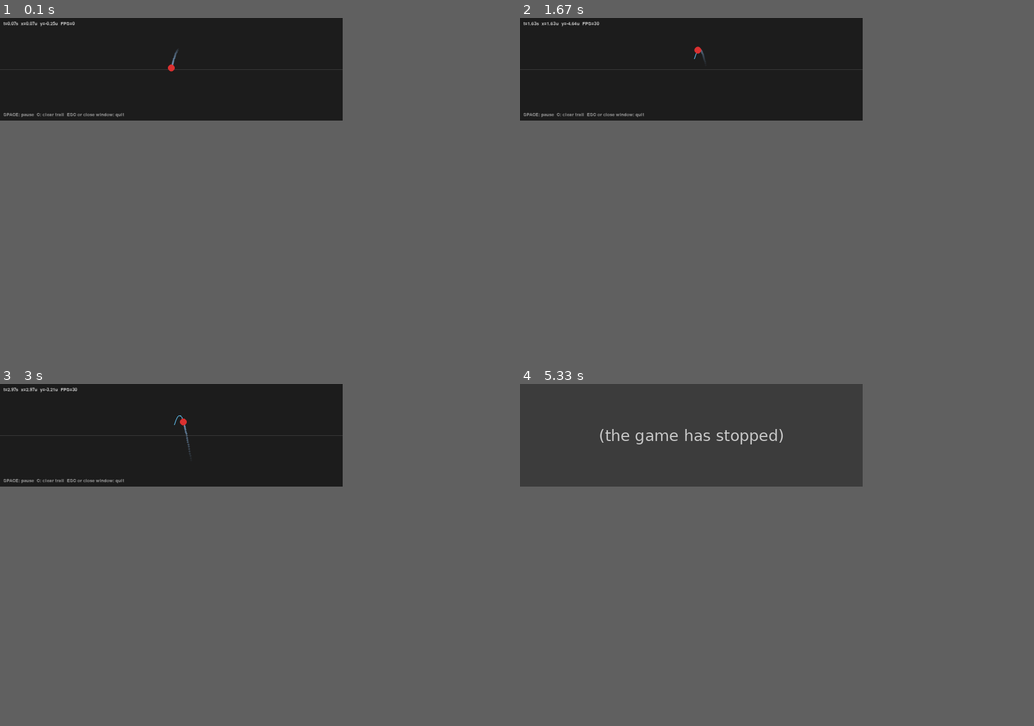
Above: before the commit, frames 1-4 (two rows, left to right).
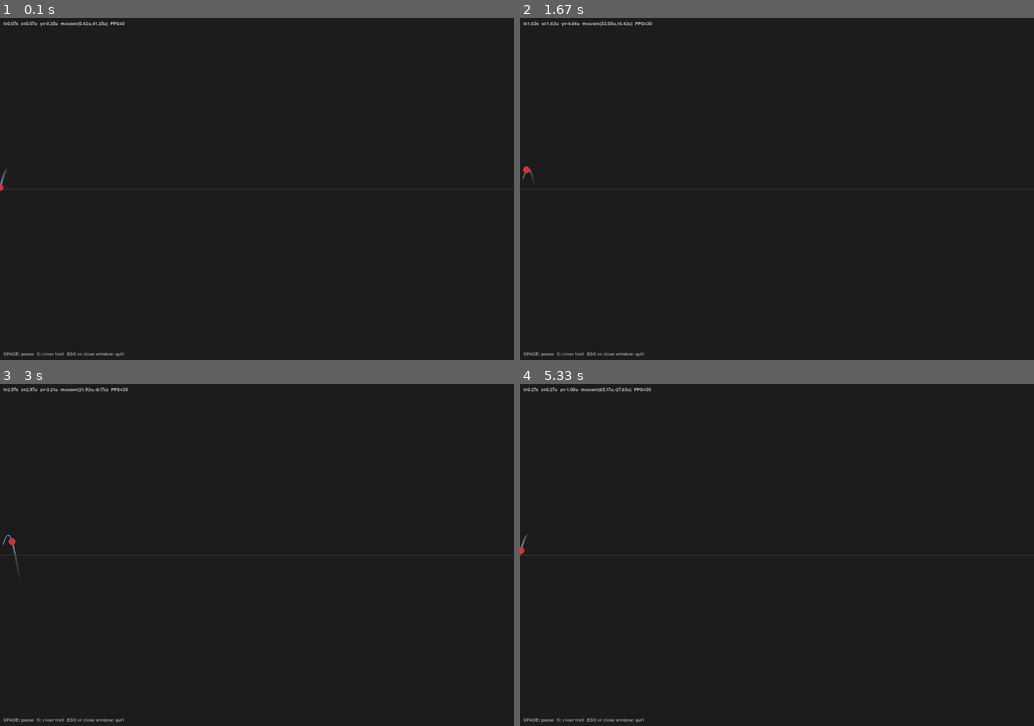
Above: after the commit, the same moments.

Repository: ssukumar/dynamic_tracking
Game: pygame game, started from pygame_target.py
The game is run twice, just before and just after one commit, with the same random seed, the same clock (stepped at 60 frames per second) and the same inputs.
Inputs (mouse positions are in pixels of both pictures, inside the frame that each line leads up to):
- Up to frame 1 (0.1 s): no input
- Up to frame 2 (1.67 s): click (777, 189) at 0.38 s; tap Space at 0.73, 1.03 s; click (653, 192) at 0.75 s; tap C at 0.82 s; click (967, 308) at 1.22 s; click (653, 120) at 1.55 s
- Up to frame 3 (3 s): click (257, 596) at 1.88 s; click (185, 483) at 2.22 s; click (436, 643) at 2.55 s; click (87, 589) at 2.88 s
- Up to frame 4 (5.33 s): click (627, 490) at 3.22 s; click (653, 616) at 3.55 s; click (962, 633) at 3.88 s; click (622, 681) at 4.22 s; click (617, 575) at 4.55 s; click (807, 650) at 4.88 s; click (869, 667) at 5.22 s
The window is 600x180 before the commit and 900x600 after it. Grey fills any space a smaller window leaves; there, only what the larger window draws over its background counts as a difference.

The runs differ from the first frame. In frame 1, 0.7% of the frame differs, in the area x 0-100%, y 1-99%; in frame 2, 0.7%; in frame 3, 0.7%; in frame 4, 20%, in the area x 0-100%, y 0-99%.
Before the commit the program exited at 5.03 s; later frames show no game.

Commit message:
Add files via upload

Diff:
--- a/pygame_target.py
+++ b/pygame_target.py
@@ -16,6 +16,9 @@
 import math
 import time
 import argparse
+import pygame
+from datetime import datetime
+
 
 
 def x_star(t):
@@ -25,7 +28,7 @@
             - 10.6*math.sin(0.64*t))
 
 
-def run_headless(duration=5.0, fps=20, out_csv=None, speed=1.0):
+def run_headless(duration=5.0, fps=20, out_csv=None, speed=10.0):
     dt = 1.0 / fps
     t0 = time.time()
     t = 0.0
@@ -51,10 +54,11 @@
     return samples
 
 
-def run_gui(fps=60, pixels_per_unit=12.0, duration=None, lookahead=2.0, lookahead_steps=20, save_video=None):
-    import pygame
-    pygame.init()
-    WIDTH, HEIGHT = 1000, 300
+#def run_gui(fps=60, pixels_per_unit=12.0, duration=None, lookahead=2.0, lookahead_steps=20, save_video=None):
+def run_gui(fps=60, pixels_per_unit=12.0, duration=None,lookahead=2.0,lookahead_steps=20, save_video=None,log_writer=None,trial_id=0,):
+    #import pygame
+    #pygame.init()
+    WIDTH, HEIGHT = 1500, 1000
     screen = pygame.display.set_mode((WIDTH, HEIGHT))
     pygame.display.set_caption("Moving Target (x*(t))")
     clock = pygame.time.Clock()
@@ -66,12 +70,30 @@
     trail = []
     max_trail = 800
 
+    cursor_radius = 6
+    cursor_surf = pygame.Surface((cursor_radius*2, cursor_radius*2), pygame.SRCALPHA)
+    pygame.draw.circle(
+    cursor_surf,
+    (255, 230, 50),  # yellow
+    (cursor_radius, cursor_radius),
+    cursor_radius
+)
+    pygame.mouse.set_cursor((cursor_radius, cursor_radius), cursor_surf)
+    #pygame.mouse.set_cursor(pygame.SYSTEM_CURSOR_ARROW) # Other options include ARROW, CROSSHAIR, IBEAM, etc.
+
+
     start_time = time.time()
     running = True
     paused = False
 
     last_pos = (center_x, center_y)
     last_t = 0.0
+
+   #import csv
+
+    #log_file = open("tracking_data.csv", "w", newline="")
+    #log_writer = csv.writer(log_file)
+    #log_writer.writerow(["time", "tracker_x", "tracker_y", "mouse_x","mouse_y"])
 
     # video writer setup
     video_writer = None
@@ -90,8 +112,11 @@
                 print(f"Recording video to {save_video} at {fps} fps with imageio")
             except Exception as e:
                 print(f"Video recording unavailable: {e}")
-
+    ct = 0
     while running:
+        mouse_x, mouse_y = pygame.mouse.get_pos()
+        mouse_x_units = mouse_x / pixels_per_unit
+        mouse_y_units = (center_y - mouse_y) / pixels_per_unit
         dt_ms = clock.tick(fps)
         for event in pygame.event.get():
             if event.type == pygame.QUIT:
@@ -103,6 +128,12 @@
                     trail.clear()
                 elif event.key == pygame.K_ESCAPE:
                     running = False
+        #if ct <=60:
+            #ct +=1
+        #else:
+            #log_writer.writerow([t, x_units, y_units, mouse_x_units, mouse_y_units])
+            #log_writer.writerow([trial_id,t, x_units,y_units,mouse_x_units, mouse_y_units,])
+            #ct = 0
 
         # determine current time (respect paused state)
         if not paused:
@@ -115,7 +146,16 @@
         y_units = x_star(t)
         # horizontal motion advances forward with time
         x_units = forward_speed * t
-        x_px = int((center_x + x_units * pixels_per_unit) % WIDTH) if wrap else int(center_x + x_units * pixels_per_unit)
+
+        if ct <=60:
+            ct +=1
+        else:
+            timestamp = datetime.now().isoformat()
+            #log_writer.writerow([t, x_units, y_units, mouse_x_units, mouse_y_units])
+            log_writer.writerow([timestamp,trial_id,t, x_units,y_units,mouse_x_units, mouse_y_units,])
+            ct = 0
+
+        x_px = int((x_units * pixels_per_unit) % WIDTH) if wrap else int(x_units * pixels_per_unit)
         y_px = int(center_y + y_units * pixels_per_unit)
 
         # preview (dotted) of future trajectory
@@ -125,7 +165,7 @@
             t_future = t + dt_future
             y_f = x_star(t_future)
             x_f_units = forward_speed * t_future
-            x_f_px = int((center_x + x_f_units * pixels_per_unit) % WIDTH) if wrap else int(center_x + x_f_units * pixels_per_unit)
+            x_f_px = int((x_f_units * pixels_per_unit) % WIDTH) if wrap else int( x_f_units * pixels_per_unit)
             y_f_px = int(center_y + y_f * pixels_per_unit)
             alpha = int(200 * (1.0 - (k / float(lookahead_steps))))
             # small faded dot for lookahead
@@ -158,7 +198,9 @@
             t = time.time() - start_time
             y_units = x_star(t)
             x_units = forward_speed * t
-            fps_text = font.render(f"t={t:.2f}s  x={x_units:.2f}u  y={y_units:.2f}u  FPS={clock.get_fps():.0f}", True, (200,200,200))
+            fps_text = font.render( f"t={t:.2f}s  " f"x={x_units:.2f}u  y={y_units:.2f}u  " f"mouse=({mouse_x_units:.2f}u,{mouse_y_units:.2f}u)  " f"FPS={clock.get_fps():.0f}", True, (200, 200, 200))
+            #fps_text = font.render(f"t={t:.2f}s  x={x_units:.2f}u  y={y_units:.2f}u  " f"Mouse=({mouse_x},{mouse_y})  FPS={clock.get_fps():.0f}", True, (200, 200, 200))
+            #fps_text = font.render(f"t={t:.2f}s  x={x_units:.2f}u  y={y_units:.2f}u  FPS={clock.get_fps():.0f}", True, (200,200,200))
             screen.blit(fps_text, (10, 10))
         except Exception:
             pass
@@ -198,8 +240,11 @@
             print(f"Video saved: {save_video} ({frame_count} frames)")
         except Exception as e:
             print(f"Error finalizing video: {e}")
-
-    pygame.quit()
+    #log_file.close()
+
+
+
+#    pygame.quit()
 
 
 def main():
@@ -214,11 +259,21 @@
     parser.add_argument("--lookahead-steps", type=int, default=20, help="Number of points to show in lookahead preview (GUI)")
     parser.add_argument("--out", type=str, help="Optional CSV output path for headless mode")
     parser.add_argument("--save-video", type=str, help="Save GUI output as MP4 video file (requires opencv-python or imageio)")
+    parser.add_argument("--num_runs", type=int, default=3, help="Number of times to run the GUI")
+
     args = parser.parse_args()
 
     if args.headless:
         run_headless(duration=args.duration, fps=args.fps, out_csv=args.out, speed=args.speed)
         return
+
+    import csv
+
+    log_file = open("tracking_data.csv", "w", newline="")
+    log_writer = csv.writer(log_file)
+    log_writer.writerow(["clock","trial", "time", "tracker_x", "tracker_y", "mouse_x","mouse_y"])
+
+    pygame.init()
 
     # attempt GUI mode, but be tolerant if pygame display can't initialize
     try:
@@ -226,8 +281,13 @@
         global forward_speed, wrap
         forward_speed = args.speed
         wrap = args.wrap
-        run_gui(fps=args.fps, pixels_per_unit=args.pixels_per_unit, duration=args.duration,
-            lookahead=args.lookahead, lookahead_steps=args.lookahead_steps, save_video=args.save_video)
+        for i in range(args.num_runs):
+            run_gui(fps=args.fps,pixels_per_unit=args.pixels_per_unit,duration=args.duration,lookahead=args.lookahead,lookahead_steps=args.lookahead_steps,save_video=args.save_video,log_writer=log_writer,trial_id=i,)
+        time.sleep(args.break_duration)
+            #run_gui(fps=args.fps, pixels_per_unit=args.pixels_per_unit, duration=args.duration, lookahead=args.lookahead, lookahead_steps=args.lookahead_steps, save_video=args.save_video)
+        pygame.quit()
+        log_file.close()
+
     except Exception as e:
         print("GUI mode failed or unavailable, falling back to headless. Error:", e)
         run_headless(duration=args.duration, fps=args.fps, out_csv=args.out)
